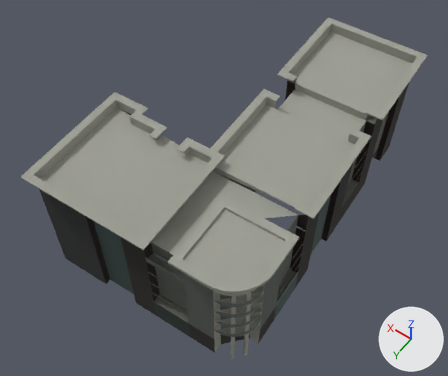
The glTF model public/twins/chatt/models/hampton-inn-suites-chattanooga-tn.glb: old version first, new version second.
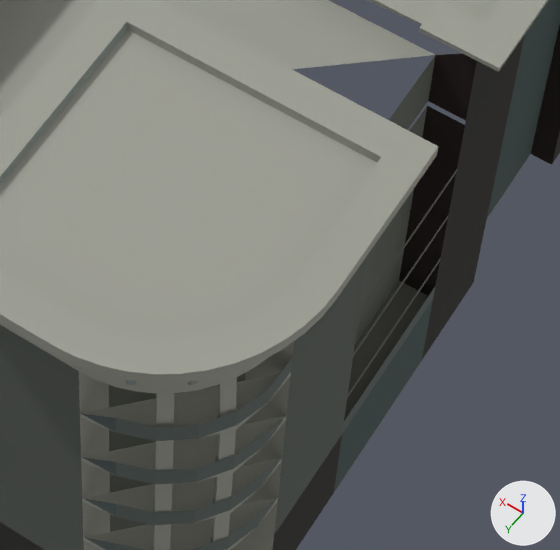
Each version appears first whole from a 50 mm lens placed at (-52.4, 69.2, 101.2), pointed at (-10.5, 10.6, 9.1), and next in a close-up on the part from 43% to 73% of the width and 54% to 89% of the height. Lighting does not change. The marker at lower right points along +X, +Y and +Z. The last two pictures show the newer version. Where no turn or scale is listed for an object, it has been applied to the vertices. Vertices at exactly the same position are counted once.
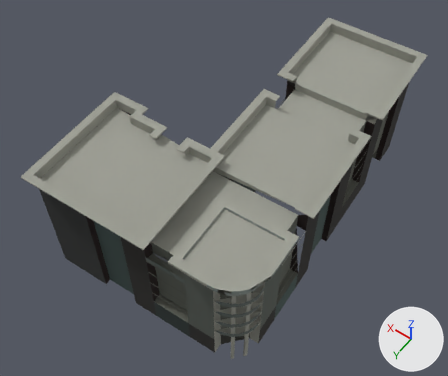
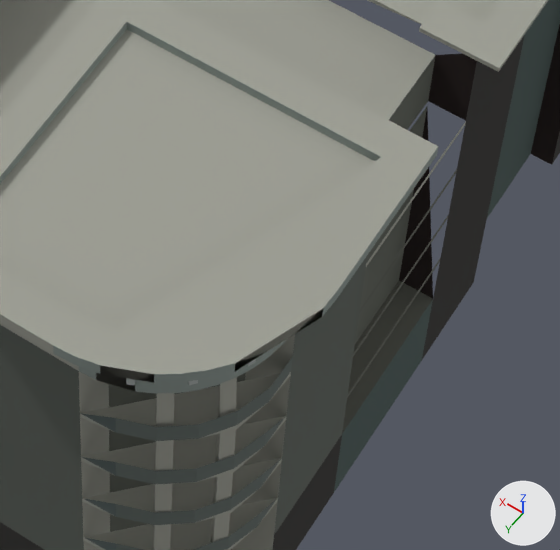
Where the newer file only moved an object's origin or applied its transform, the numbers keep the older frame.

Location of each change, (x1, y1, x2, y2) in pixels of the close-ups (560 x 550 px):
part 1 of me_mesh_1, cut back: before (0, 1, 465, 550); after (0, 110, 433, 550)
part 2 of me_mesh_0, built on: before (0, 158, 381, 391); after (161, 0, 466, 267)
part 3 of me_mesh_0, surface changed: (53, 23, 438, 393) in both

Edits to the bpy script that builds the scene:
```text
Change me_mesh_1:
    used by ob_mesh_1; location = (-10.33, 4.3, 12.54)
    remove me_mesh_1.from_pydata(...)  # 517 vertices, 906 faces; spans x -21.7..20.8, y -33.2..33.3, z -12.5..12.5
    add me_mesh_1.from_pydata(...)  # 485 vertices, 803 faces; spans x -21.7..20.8, y -33.2..33.3, z -12.5..12.5
    me_mesh_1 part 1
    33 vertices are removed from x -20.5..13.2, y -23.0..31.6, z -6.1..12.3
    120 faces are deleted
    1 vertex moves from x -1.4, y -12.0, z -6.5 to x -1.4, y -12.0, z -3.3
    1 vertex is added at (-20.7, 24.8, -0.2)
    17 new faces join them
Change me_mesh_0:
    used by ob_mesh_0; location = (-10.65, 5.66, 23.8)
    remove me_mesh_0.from_pydata(...)  # 2870 vertices, 6199 faces; spans x -21.8..20.6, y -31.9..31.4, z -2.1..2.1
    add me_mesh_0.from_pydata(...)  # 2871 vertices, 6167 faces; spans x -21.8..20.6, y -31.9..31.4, z -15.4..2.1
    me_mesh_0 part 2: 20 vertices removed from x -21.6..-15.0, y 23.5..30.0, z -2.0..2.1; 5 vertices added at x -20.2..-18.5, y 10.6..18.2, z -5.3..-2.0
    me_mesh_0 part 3: 1323 kept faces spanning x -21.8..20.6, y -31.9..31.4, z -2.0..2.1 get new texture (UV) coordinates
    other edits to the shape of me_mesh_0 do not show in these pictures
```
